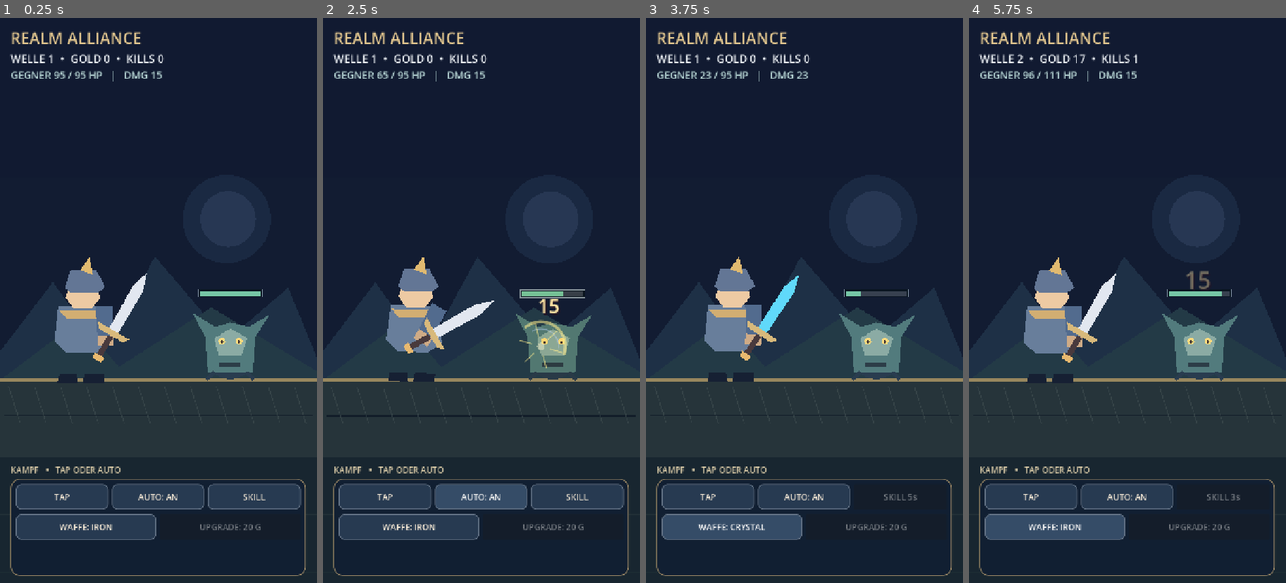
Above: before the commit, frames 1-4 (left to right).
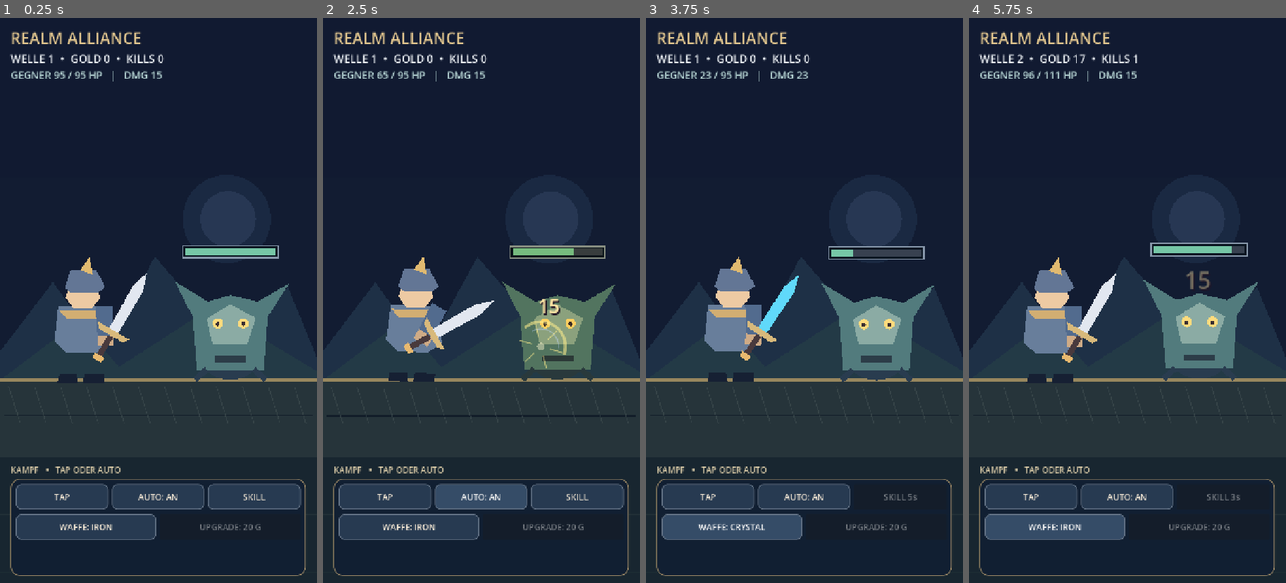
Above: after the commit, the same moments.

Repository: Broosskyy/Realm-Alliance
Game: Godot game, scene res://scenes/main.tscn
The game is run twice, just before and just after one commit, with the same random seed, the same clock (stepped at 60 frames per second) and the same inputs.
Inputs:
- Up to frame 1 (0.25 s): no input
- Up to frame 2 (2.5 s): click "TAP" at 0.5 s; click "AUTO: AN" at 1.25 s; click "AUTO: AUS" at 2 s
- Up to frame 3 (3.75 s): click "SKILL" at 2.75 s; click "WAFFE: IRON" at 3.5 s
- Up to frame 4 (5.75 s): click "WAFFE: CRYSTAL" at 4.25 s; click "WAFFE: EMBER" at 5 s

The runs differ from the first frame. In frame 1, 3.3% of the frame differs, in the area x 55-92%, y 40-65%; in frame 2, 3.4%; in frame 3, 3.2%; in frame 4, 3.4%, in the area x 54-92%, y 39-65%.

Commit message:
fix(godot): preserve enemy scale across waves and add breathe, knockback, death

Diff:
--- a/godot/realm_alliance/scripts/enemy_visual.gd
+++ b/godot/realm_alliance/scripts/enemy_visual.gd
@@ -4,11 +4,34 @@
 var wave: int = 1
 var health_ratio: float = 1.0
 var _motion: Tween
+var _base_scale: Vector2 = Vector2.ONE
+var _display_scale: Vector2 = Vector2.ONE
+var _base_position: Vector2 = Vector2.ZERO
+var _idle_time: float = 0.0
+var _dying: bool = false
+
+func _ready() -> void:
+    _base_scale = scale
+    _display_scale = scale
+    _base_position = position
+
+func _process(delta: float) -> void:
+    if _dying or (_motion != null and _motion.is_running()):
+        return
+    _idle_time += delta
+    scale = _display_scale * (1.0 + sin(_idle_time * 2.0) * 0.014)
+    position.y = _base_position.y + sin(_idle_time * 2.4) * 2.4
 
 func show_wave(number: int) -> void:
+    if _motion != null and _motion.is_running():
+        _motion.kill()
     wave = number
     health_ratio = 1.0
-    scale = Vector2.ONE
+    _dying = false
+    # Never reset to Vector2.ONE: it used to silently cancel the combat scale.
+    _display_scale = _base_scale * (1.08 if wave % 5 == 0 else 1.0)
+    scale = _display_scale
+    position = _base_position
     modulate = Color.WHITE
     queue_redraw()
 
@@ -46,16 +69,26 @@
     draw_rect(Rect2(-73, -204, 146, 18), frame_color, false, 2.0)
 
 func play_hit() -> void:
-    if _motion and _motion.is_running():
+    if _dying:
+        return
+    if _motion != null and _motion.is_running():
         _motion.kill()
-    modulate = Color("#fff1cc")
+    scale = _display_scale
+    position = _base_position
+    modulate = Color("#fff0c1")
     _motion = create_tween()
-    _motion.tween_property(self,"modulate",Color.WHITE,0.16)
+    _motion.set_trans(Tween.TRANS_SINE)
+    _motion.tween_property(self, "position:x", _base_position.x + 11.0, 0.07)
+    _motion.tween_property(self, "position:x", _base_position.x, 0.12)
+    _motion.parallel().tween_property(self, "modulate", Color.WHITE, 0.15)
 
 func play_death() -> void:
-    if _motion and _motion.is_running():
+    if _motion != null and _motion.is_running():
         _motion.kill()
+    _dying = true
     _motion = create_tween()
+    _motion.set_trans(Tween.TRANS_QUAD)
     _motion.set_parallel(true)
-    _motion.tween_property(self,"scale",Vector2(0.76,0.76),0.27)
-    _motion.tween_property(self,"modulate:a",0.0,0.27)
+    _motion.tween_property(self, "scale", _display_scale * 0.76, 0.27)
+    _motion.tween_property(self, "position:y", _base_position.y + 18.0, 0.27)
+    _motion.tween_property(self, "modulate:a", 0.0, 0.27)
